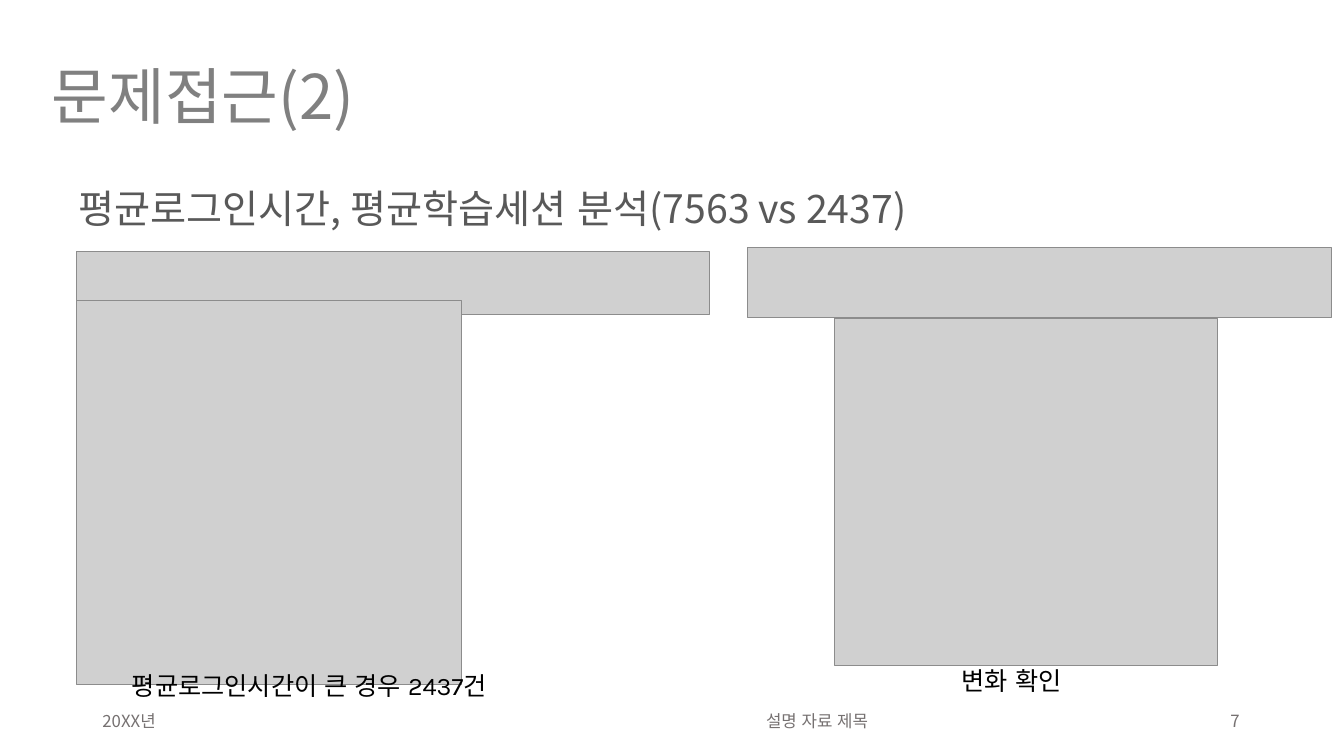
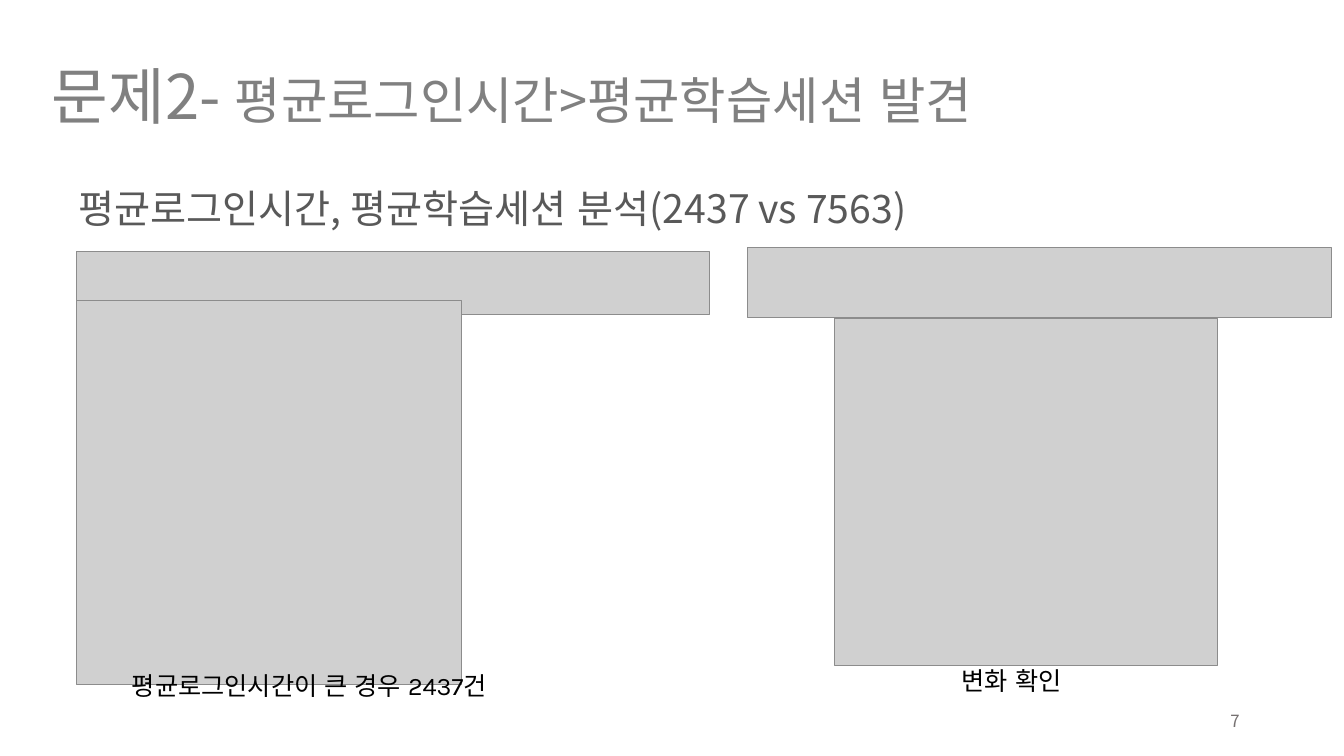
Before and after one commit to aiexplorer515/wassup_white, a slide deck: slide 7 of Project/DA_미니프로젝트.pptx. Drawn at 1344x756 pixels with LibreOffice and Linux fonts; fonts in the diff are those of the drawing; grey boxes stand for pictures. Boxes give left, top, right and bottom in pixels: in the first picture for what was removed or moved away, otherwise in the second. Text is boxed around its words. In the diff, an @@ line names an element or a change of style, - is before the commit and + after.

```diff
--- a/Project/DA_미니프로젝트.pptx
+++ b/Project/DA_미니프로젝트.pptx
@@ title at bbox=[52, 68, 973, 124]: text changed; size 44 to 36 pt @@
-문제접근(2)
+문제2- 평균로그인시간>평균학습세션 발견
@@ text at bbox=[79, 190, 906, 231]: text changed @@
-평균로그인시간, 평균학습세션 분석(7563 vs 2437)
+평균로그인시간, 평균학습세션 분석(2437 vs 7563)
@@ text removed at bbox=[102, 713, 155, 728] @@
-20XX년
@@ text removed at bbox=[766, 713, 868, 729] @@
-설명 자료 제목
```
Also in this commit, not shown: 20 other slides changed.
